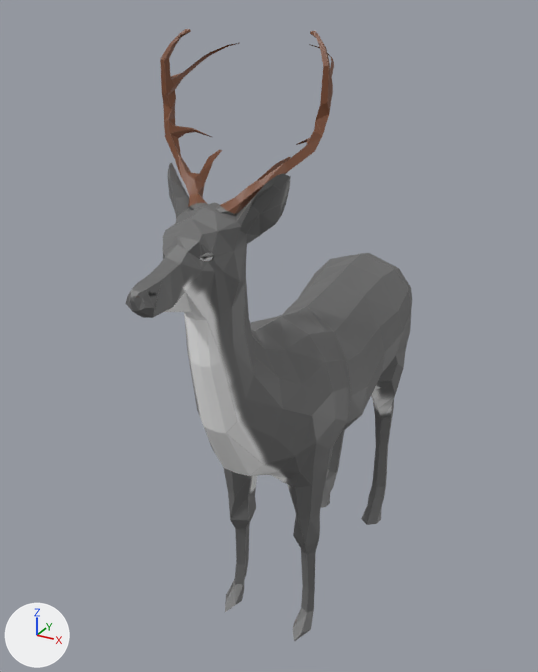
The glTF model models/animated_deer.glb as it was, and as the next commit left it.
Camera for both pictures: a camera (50 mm lens) standing at (10.5, -18.9, 21.1) and looking at (-0.9, 1.8, 10.7). Arrows for +X, +Y and +Z are at lower left; the lights stay in place. Both versions are drawn at full value of the shape key 'chew_up' of 'Deer.001'; the numbers are the values there. Vertices at the same position are counted once.

Script lines for the objects in view, before the commit:
```python
me_deer = bpy.data.meshes.new('Deer')
me_deer.from_pydata(...)  # 832 vertices, 1570 faces; spans x -2.5..2.5, y -6.4..10.4, z 0.1..20.6
me_deer.materials.append(mat_material_001)  # picture img_renne_gris
ob_deer_001 = bpy.data.objects.new('Deer.001', me_deer)
ob_deer_001.location = (0.0, 0.0, 0.0)
```
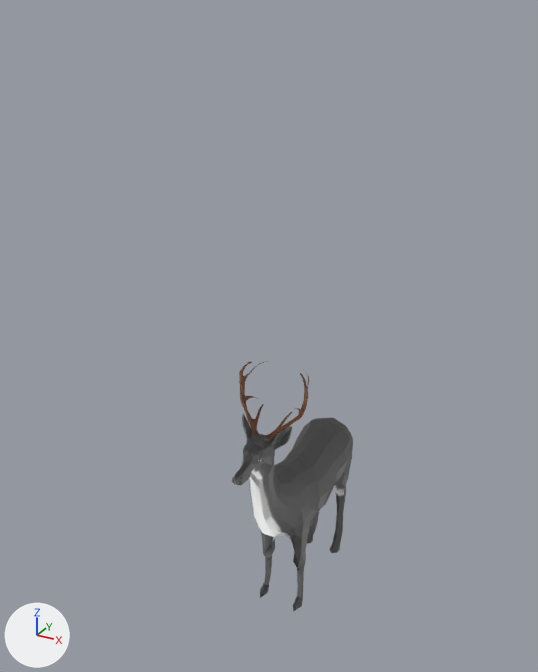
What the commit changed:
me_deer has 832 vertices, 1570 faces and spans x -2.5..2.5, y -6.4..10.4, z 0.1..20.6.
me_deer is used by ob_deer_001; location (0.0, 0.0, 0.0).
me_deer part 1: the whole mesh is turned -90 degrees about the x axis through the mesh origin.
Object 'Deer.001' (ob_deer_001) moves from (0.0, 0.0, 0.0) to (0.03, 1.03, 0.0).
Object 'Deer.001' (ob_deer_001) turns from (0, 0, 0) to (90, 0, 0) degrees about x, y and z.
Object 'Deer.001' (ob_deer_001) is rescaled from (1.0, 1.0, 1.0) to (0.5, 0.5, 0.5).

Pixel boxes (x1, y1, x2, y2) of what changed, in the pictures (538 x 672 px):
'Deer.001', moved, turned, rescaled
    before: (126, 29, 412, 641)
    after: (232, 361, 353, 611)
